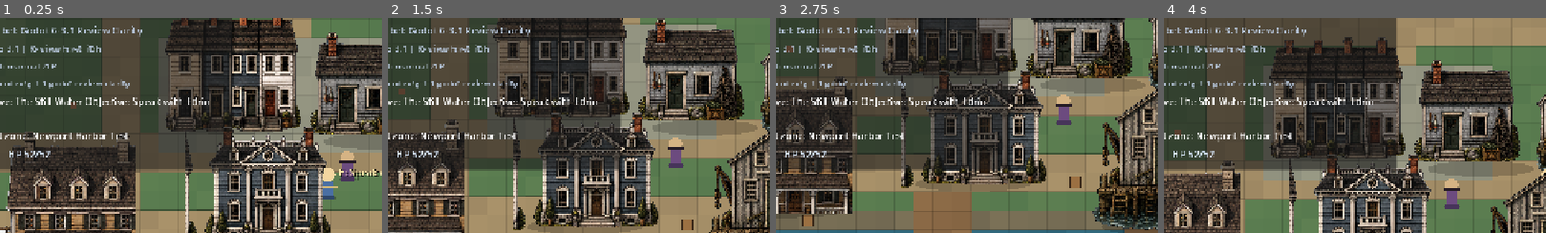
Above: before the commit, frames 1-4 (left to right).
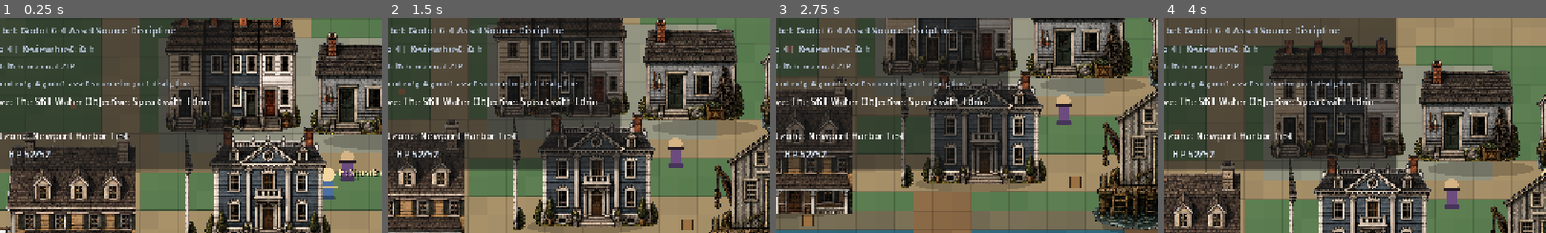
Above: after the commit, the same moments.

Repository: ckerns28-cmyk/Wayfarers
Game: Godot game, scene res://scenes/Main.tscn
Same seed, same stepped clock (60 frames per second), same inputs: the game is played once before the commit and once after it.
Inputs (mouse positions are % of the whole screen's width and height, from its top left):
- Up to frame 1 (0.25 s): no input
- Up to frame 2 (1.5 s): tap Enter at 0.5 s; move the mouse to (72, 45) at 0.52 s; hold D 0.53-1.28 s; hold E 0.53-1.28 s; click (72, 45) at 0.67 s; move the mouse to (30, 55) at 1.27 s; hold S from 1.28 s (still down); tap E at 1.35 s
- Up to frame 3 (2.75 s): move the mouse to (60, 28) at 2.02 s; release S at 2.03 s; hold D from 2.03 s (still down); hold E from 2.03 s (still down)
- Up to frame 4 (4 s): tap Space at 2.75 s; move the mouse to (45, 70) at 2.77 s; release D at 2.78 s; release E at 2.78 s; hold W 2.78-3.53 s; tap E at 2.85 s; click (45, 70) at 2.92 s; move the mouse to (80, 65) at 3.52 s; hold A from 3.53 s (still down); hold E from 3.53 s (still down)
The pictures show only the part of the screen within x 7-57%, y 9-59%; the shares and areas given below are measured in that part.

The runs differ from the first frame. In frame 1, 1.5% of the frame differs, in the area x 2-50%, y 3-33%; in frame 2, 1.5%; in frame 3, 1.5%; in frame 4, 1.5%.

Commit message:
Update BuildInfo.gd

Diff:
--- a/wayfarer_godot_vertical_slice/scripts/BuildInfo.gd
+++ b/wayfarer_godot_vertical_slice/scripts/BuildInfo.gd
@@ -1,8 +1,8 @@
 extends RefCounted
 class_name BuildInfo
 
-const BUILD_PHASE := "G-3.1"
-const BUILD_LABEL := "Godot G-3.1 Review Clarity"
+const BUILD_PHASE := "G-4"
+const BUILD_LABEL := "Godot G-4 Asset Source Discipline"
 const REVIEW_HOST := "itch"
-const REVIEW_CHANNEL := "manual ZIP"
-const SOURCE_BRANCH := "codex/g-3-1-godot-review-clarity"
+const REVIEW_CHANNEL := "itch manual ZIP"
+const SOURCE_BRANCH := "codex/g-4-godot-asset-source-import-discipline"
